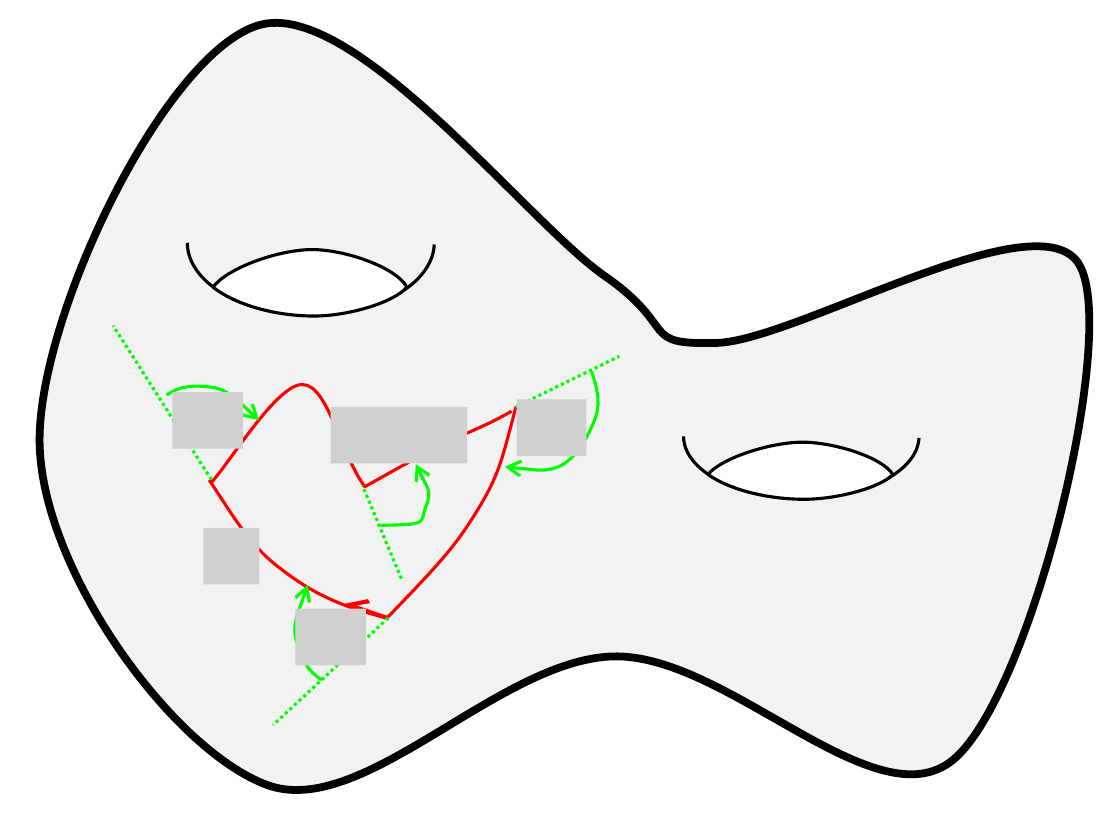
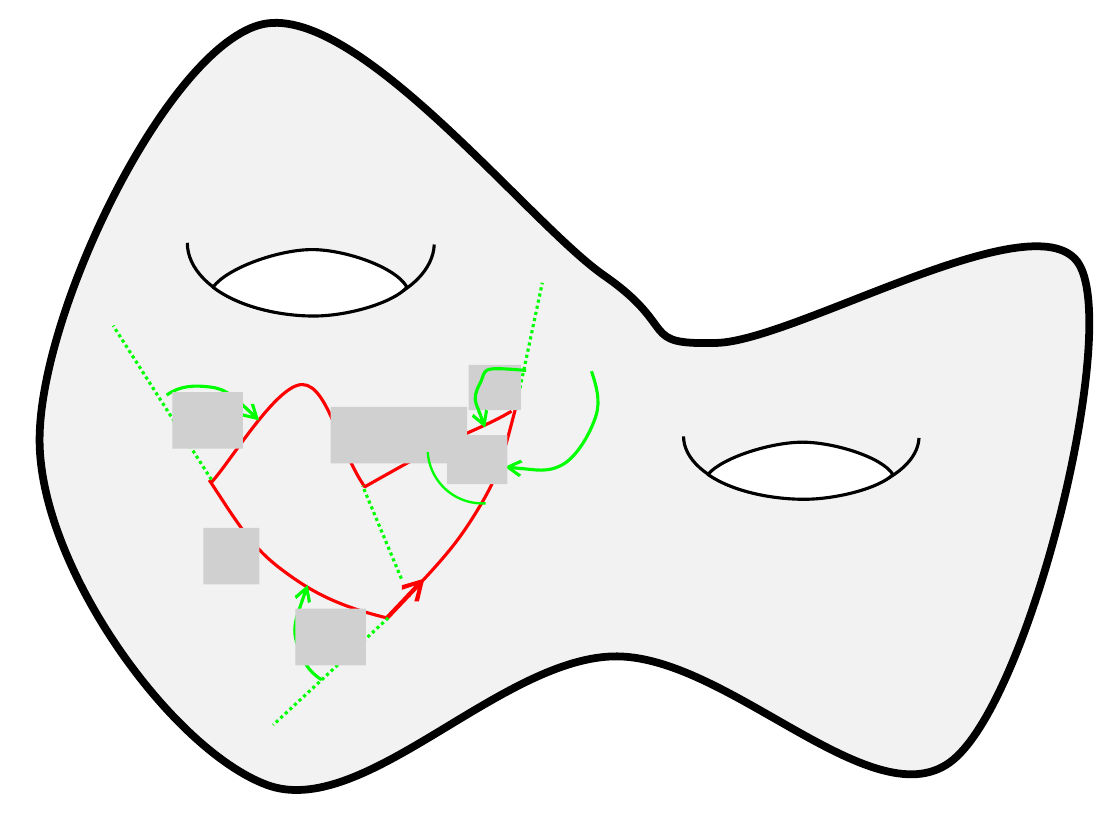
Before and after one commit to lutteropp/GeoTopo, a slide deck: slide 153 of images/Bilder.pptx. Drawn at 1120x840 pixels with LibreOffice and Linux fonts; fonts in the diff are those of the drawing; grey boxes stand for pictures. Boxes give left, top, right and bottom in pixels: in the first picture for what was removed or moved away, otherwise in the second. Text is boxed around its words. In the diff, an @@ line names an element or a change of style, - is before the commit and + after.

```diff
--- a/images/Bilder.pptx
+++ b/images/Bilder.pptx
@@ line moved from (516, 407) - (619, 356) to (516, 407) - (542, 282) @@
@@ freeform shape at (x1=459, y1=352, x2=540, y2=427): rotation 141 to 327 degrees; outline redrawn @@
@@ picture added at (x1=468, y1=365, x2=521, y2=410) @@
@@ arc (boxed as its full ellipse) added at (x1=425, y1=391, x2=541, y2=507), outline #00FF00 1.5 pt @@
@@ picture removed at (x1=516, y1=400, x2=586, y2=457) @@
@@ picture added at (x1=447, y1=435, x2=507, y2=484) @@
@@ arrow moved from (388, 618) - (345, 604) to (388, 618) - (424, 579) @@
```
Also in this commit, not shown: 2 other slides changed, 5 slides added, 1 slide removed, 11 other files.
